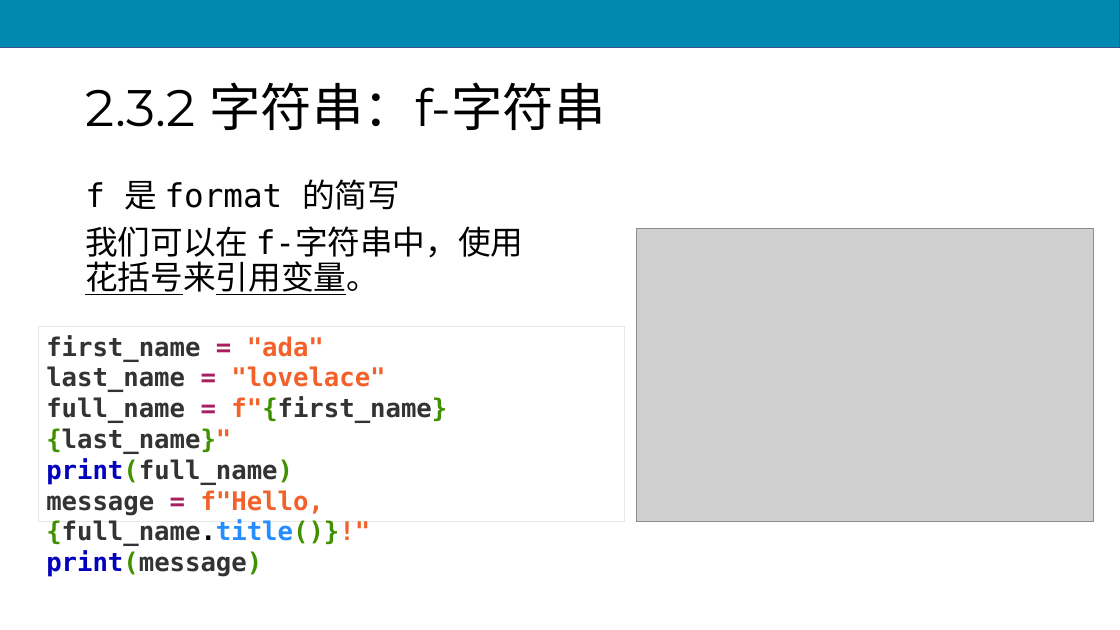
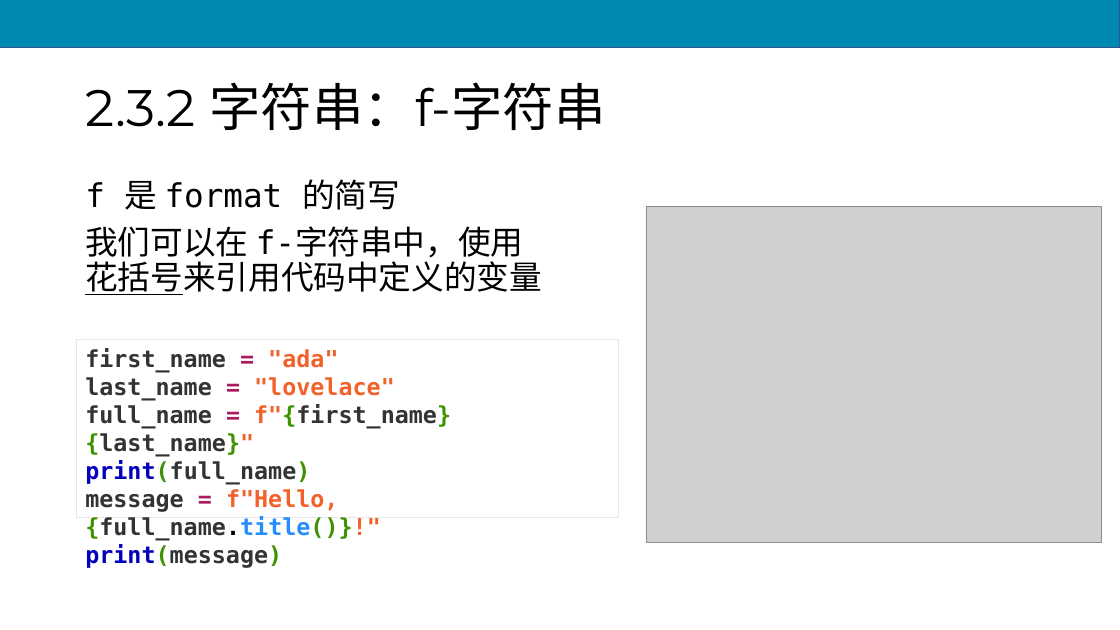
Before and after one commit to scruel/pcc_3e_slides, a slide deck: slide 33 of PPT/python2.pptx. Drawn at 1120x630 pixels with LibreOffice and Linux fonts; fonts in the diff are those of the drawing; grey boxes stand for pictures. Boxes give left, top, right and bottom in pixels: in the first picture for what was removed or moved away, otherwise in the second. Text is boxed around its words. In the diff, an @@ line names an element or a change of style, - is before the commit and + after.

Commit message:
Update slides

```diff
--- a/PPT/python2.pptx
+++ b/PPT/python2.pptx
@@ picture: place and size @@
-picture at bbox=[636, 229, 1093, 522]
+picture at bbox=[646, 207, 1102, 543]
@@ text at bbox=[85, 226, 542, 295]: text changed @@
-我们可以在 f-字符串中，使用花括号来引用变量。
+我们可以在 f-字符串中，使用花括号来引用代码中定义的变量
@@ rectangle "first_name = "ada" last_name = ...": place and size @@
-rectangle "first_name = "ada" last_name = ..." at bbox=[38, 327, 624, 522]
+rectangle "first_name = "ada" last_name = ..." at bbox=[77, 339, 619, 518]
@@ rectangle "first_name = "ada" last_name = ..." at bbox=[77, 339, 619, 518]: size 22 to 20 pt @@
```
Also in this commit, not shown: 10 other slides changed, 5 other files.
